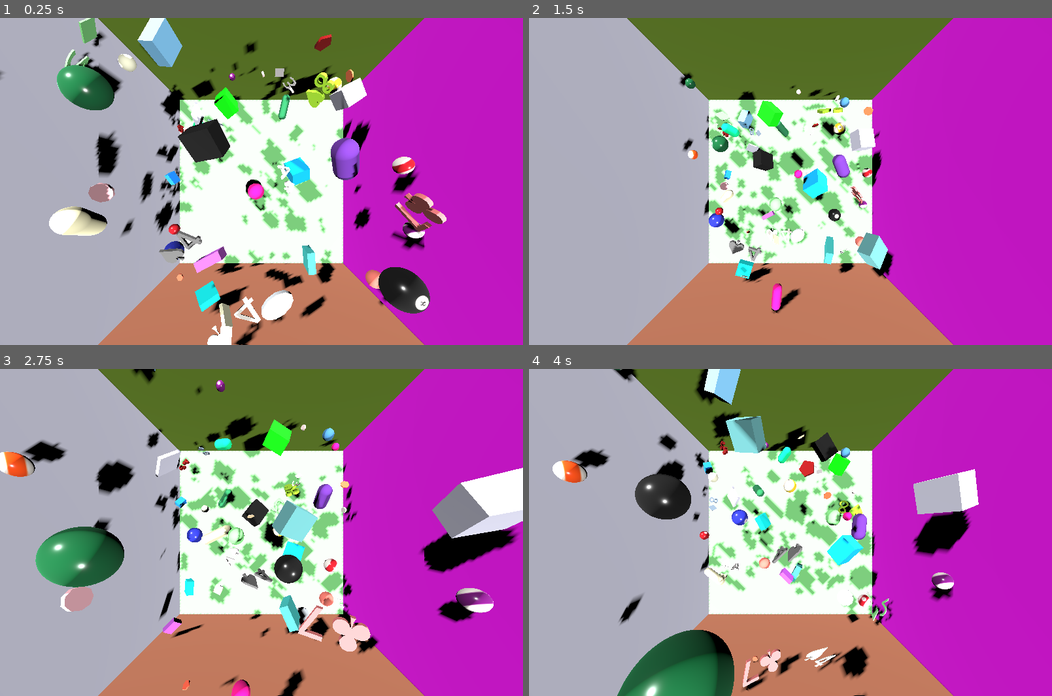
Above: before the commit, frames 1-4 (two rows, left to right).
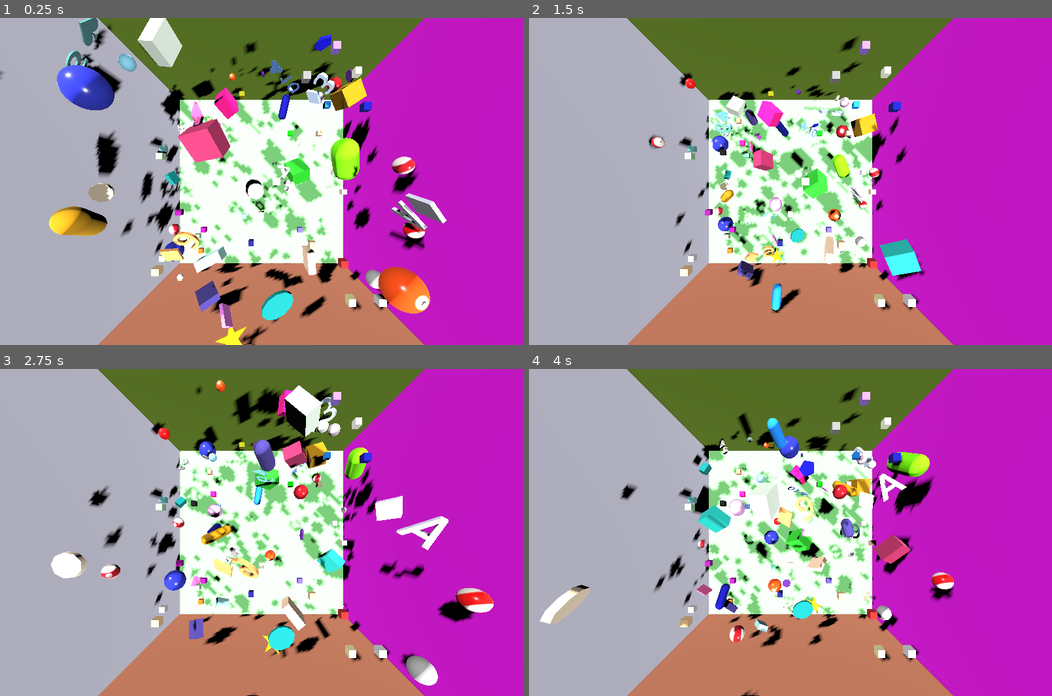
Above: after the commit, the same moments.

Repository: kasworld/gd4bounce
Game: Godot game, scene res://main.tscn
Two runs of this game, one before a commit and one after it. Both use one fixed random seed, a clock stepped at 60 frames per second and the inputs below.
Inputs (mouse positions are in pixels of both pictures, inside the frame that each line leads up to):
- Up to frame 1 (0.25 s): no input
- Up to frame 2 (1.5 s): tap Enter at 0.5 s; move the mouse to (905, 165) at 0.52 s; click (905, 165) at 0.67 s; move the mouse to (685, 197) at 1.27 s; click (685, 197) at 1.42 s
- Up to frame 3 (2.75 s): move the mouse to (313, 460) at 2.02 s; click (313, 460) at 2.17 s
- Up to frame 4 (4 s): move the mouse to (764, 597) at 2.77 s; click (764, 597) at 2.92 s; move the mouse to (947, 581) at 3.52 s; click (947, 581) at 3.67 s

The runs differ from the first frame. In frame 1, 14% of the frame differs, in the area x 9-86%, y 0-100%; in frame 2, 9.8%; in frame 3, 29%, in the area x 0-100%, y 0-100%; in frame 4, 27%.

Commit message:
add fixed brick

Diff:
--- a/main.gd
+++ b/main.gd
@@ -11,31 +11,46 @@
 		)))
 		add_child(rand_pos_rot(
 			preload("res://capsule.tscn").instantiate(
-			).set_color(NamedColorList.color_list.pick_random()[0]
+			).set_color(random_color()
 			).set_radius_height(	randf_range(0.2,1), randf_range(0.6,3)
 		)))
 		add_child(rand_pos_rot(
 			preload("res://coin.tscn").instantiate(
 			).init( i%8 +4
-			).set_color(NamedColorList.color_list.pick_random()[0]
+			).set_color(random_color()
 			).set_radius_height(randf_range(0.2,1), randf_range(0.04,0.2)
 		)))
 		add_child(rand_pos_rot(
 			preload("res://dice.tscn").instantiate(
-			).set_color(NamedColorList.color_list.pick_random()[0]
+			).set_color(random_color()
 			).set_size(Vector3( randf_range(0.4,2),randf_range(0.4,2),randf_range(0.4,2) )
 		)))
 		add_child(rand_pos_rot(
 			preload("res://char.tscn").instantiate(
 			).set_char(deck.pick_random()
-			).set_color(NamedColorList.color_list.pick_random()[0]
+			).set_color(random_color()
 			).set_height_depth(randf_range(0.5,2),randf_range(0.01,0.3)
 		)))
+
+	for x in range(-9,9):
+		for y in range(-9,0):
+			for z in range(-9,9):
+				if randi_range(0,100) != 0:
+					continue
+				var br = preload("res://brick.tscn").instantiate(
+					).set_color(random_color()
+					).set_size(Vector3(0.5,0.5,0.5))
+				br.position = Vector3(x,y,z)
+				add_child(br)
+
 
 func rand_pos_rot(n :Node3D) -> Node3D:
 	n.position = Vector3(randf_range(-9,9),randf_range(-8,9),randf_range(-9,9))
 	n.rotation = Vector3(randf_range(-PI,PI),randf_range(-PI,PI),randf_range(-PI,PI))
 	return n
+
+func random_color() -> Color:
+	return NamedColorList.color_list.pick_random()[0]
 
 var key2fn = {
 	KEY_ESCAPE:_on_button_esc_pressed,
